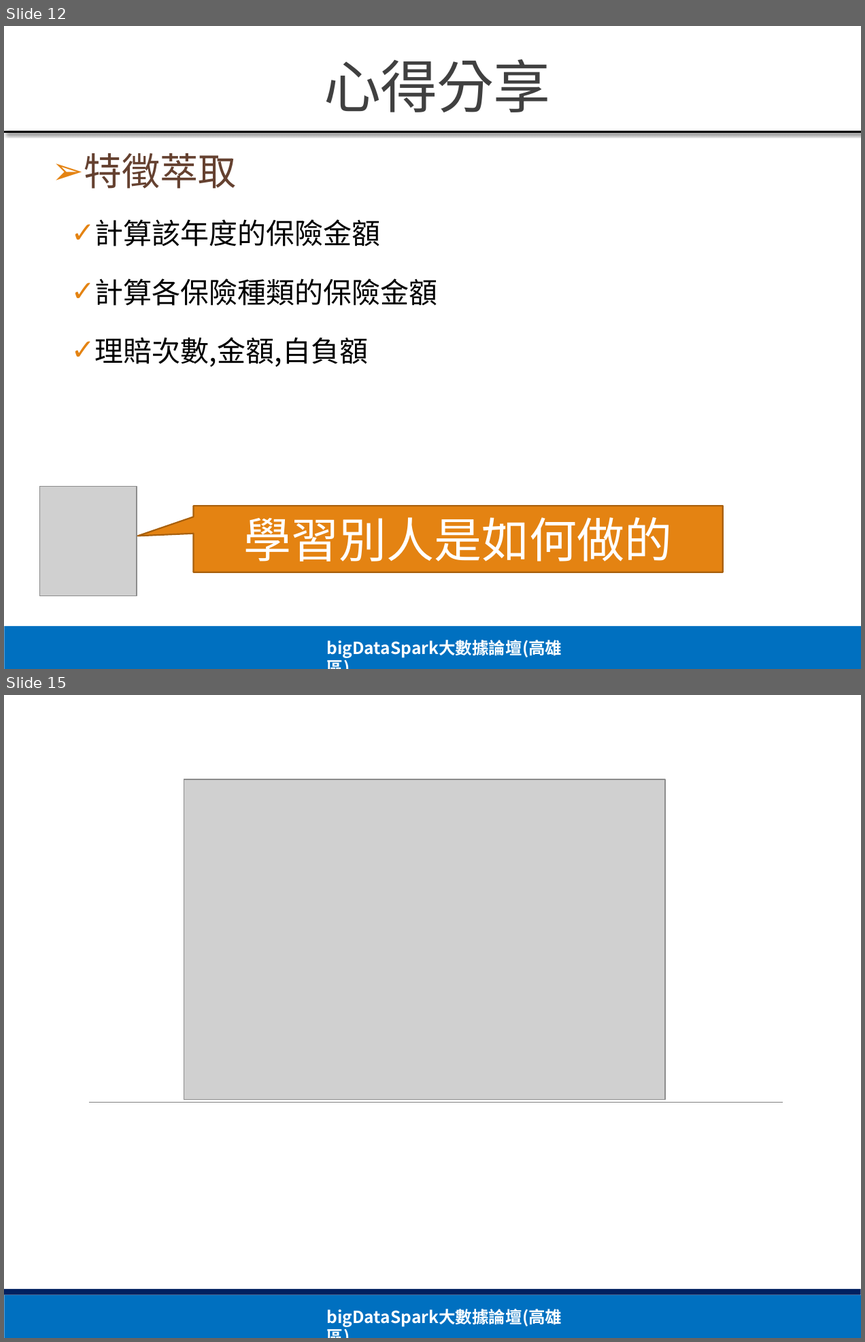
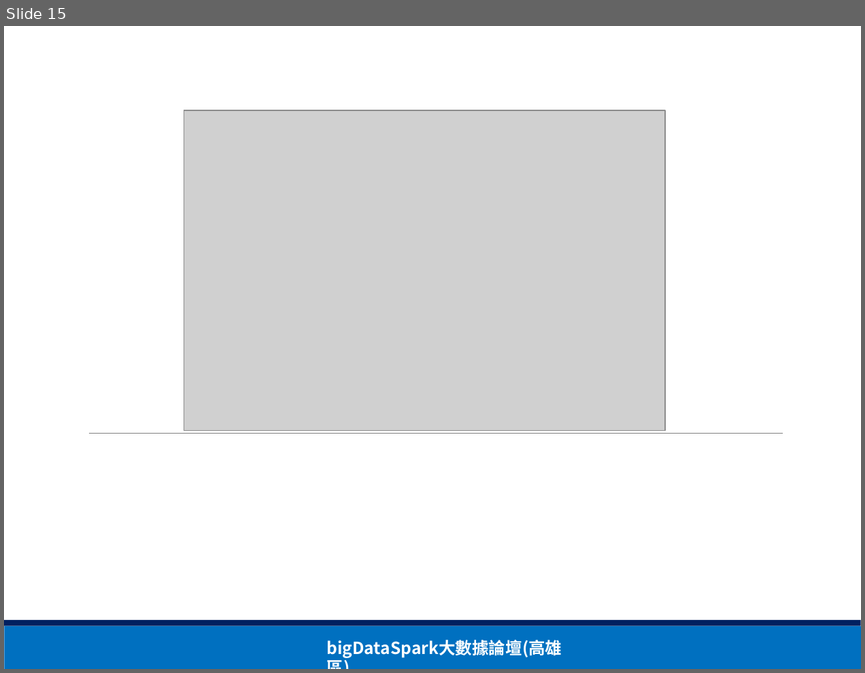
Before and after one commit to paihui/python, a slide deck: T-brain心得分享_20190329.pptx. Shown one above the other, each under a label of ours: slides 12 and 15 before the commit, slide 15 after it; the slides between them are not shown. The pictures are 865x1342 and 865x673 pixels, drawn with LibreOffice and Linux fonts; fonts in the diff are those of the drawing; grey boxes stand for pictures. Boxes give left, top, right and bottom in pixels: in the first picture for what was removed or moved away, otherwise in the second. Text is boxed around its words. In the diff, an @@ line names an element or a change of style, - is before the commit and + after.

```diff
--- a/T-brain心得分享_20190329.pptx
+++ b/T-brain心得分享_20190329.pptx
@@ slide 12 removed at bbox=[4, 26, 861, 669], background #FFFFFF; not listed: 2 template elements that a slide beside it also shows @@
@@ title removed at bbox=[324, 59, 550, 112] @@
-心得分享
@@ line removed from (4, 131) to (861, 131) @@
@@ text removed at bbox=[84, 153, 438, 367] @@
-➢ 特徵萃取
-  ✓ 計算該年度的保險金額
-  ✓ 計算各保險種類的保險金額
-  ✓ 理賠次數,金額,自負額
@@ picture removed at bbox=[40, 486, 137, 595] @@
@@ speech box removed at bbox=[193, 506, 723, 572] @@
-學習別人是如何做的
```
Also in this commit, not shown: 7 slides changed, 1 slide added.
